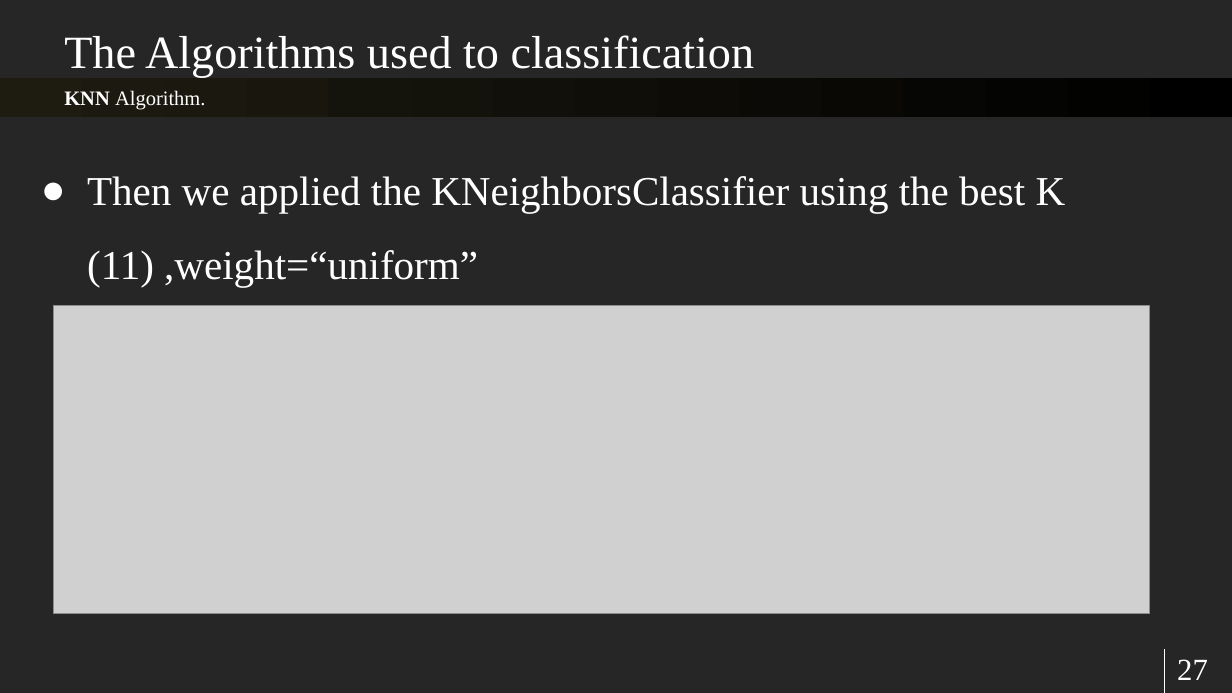
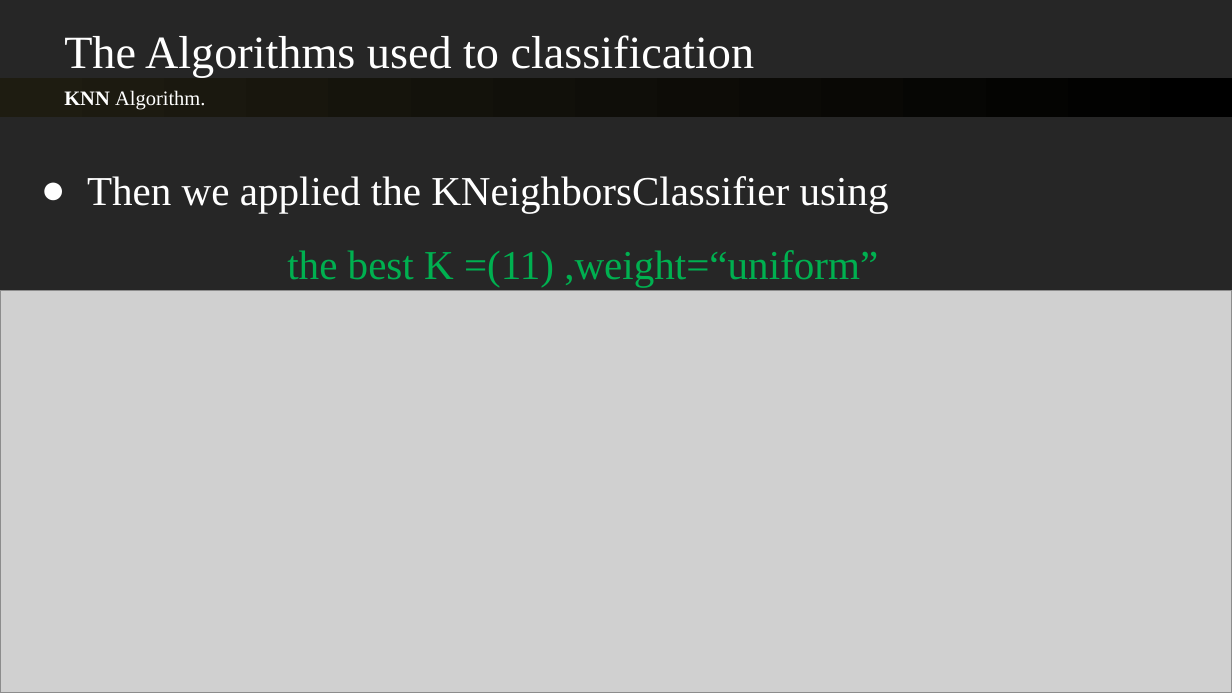
Before and after one commit to sherifRoshdy/Machine-learning-project, a slide deck: slide 27 of Presentation/final ml.pptx. Drawn at 1232x693 pixels with LibreOffice and Linux fonts; fonts in the diff are those of the drawing; grey boxes stand for pictures. Boxes give left, top, right and bottom in pixels: in the first picture for what was removed or moved away, otherwise in the second. Text is boxed around its words. In the diff, an @@ line names an element or a change of style, - is before the commit and + after.

```diff
--- a/Presentation/final ml.pptx
+++ b/Presentation/final ml.pptx
@@ text at [87,176,889,287]: text changed @@
-● Then we applied the KNeighborsClassifier using the best K (11) ,weight=“uniform”
+● Then we applied the KNeighborsClassifier using
+    the best K =(11) ,weight=“uniform”
@@ picture: place and size @@
-picture at [53,306,1149,614]
+picture at [0,291,1232,693]
@@ page number removed at [1177,659,1208,680] @@
-27
```
Also in this commit, not shown: 15 other slides changed, 2 slides added, 2 slides removed, 1 other file.
